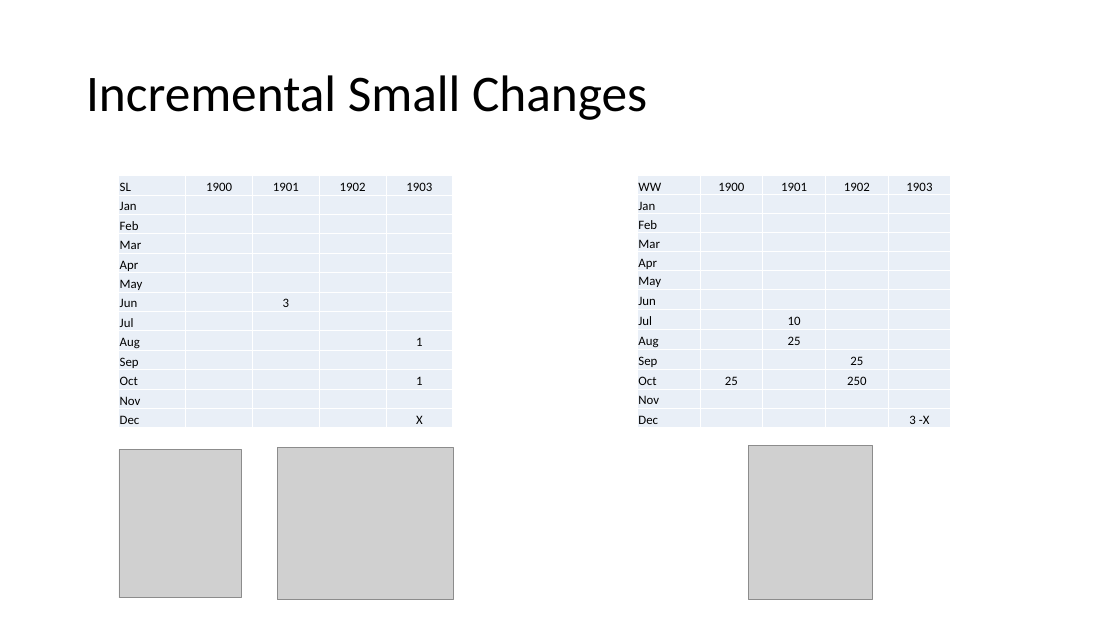
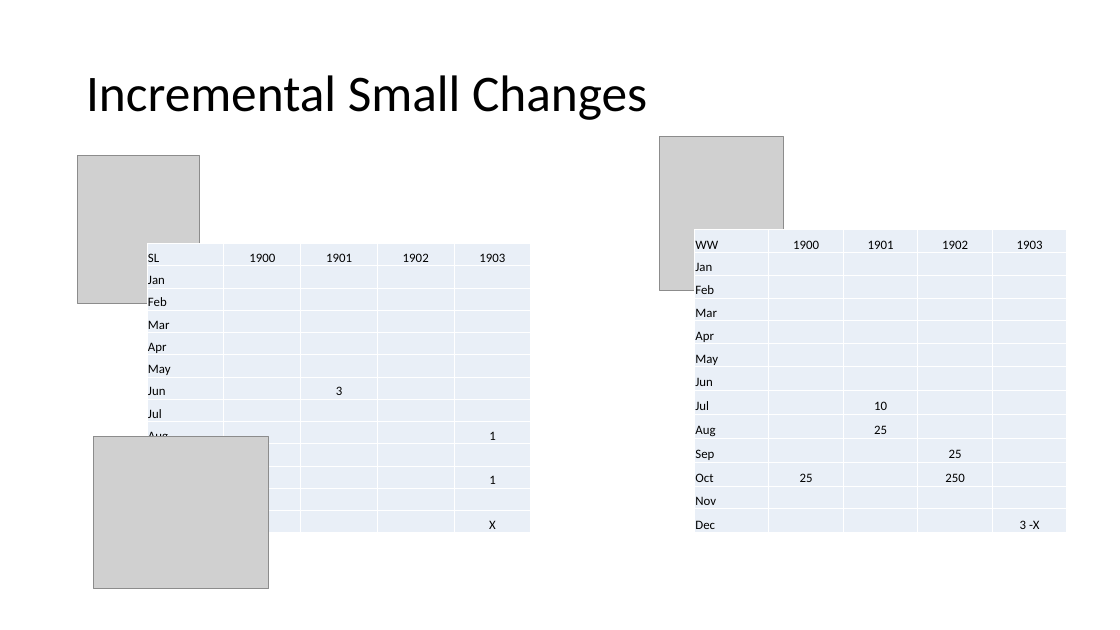
Before and after one commit to jamessdixon/REPL-Driven-Development, a slide deck: slide 9 of REPL-Driven-Development.pptx. Drawn at 1120x630 pixels with LibreOffice and Linux fonts; fonts in the diff are those of the drawing; grey boxes stand for pictures. Boxes give left, top, right and bottom in pixels: in the first picture for what was removed or moved away, otherwise in the second. Text is boxed around its words. In the diff, an @@ line names an element or a change of style, - is before the commit and + after.

```diff
--- a/REPL-Driven-Development.pptx
+++ b/REPL-Driven-Development.pptx
@@ picture: place and size @@
-picture at <box>749,445,873,600</box>
+picture at <box>660,136,784,291</box>
@@ picture: place and size @@
-picture at <box>119,450,241,597</box>
+picture at <box>77,155,199,303</box>
@@ table: place and size @@
-table at <box>638,176,953,429</box>
+table at <box>695,230,1069,534</box>
@@ table: place and size @@
-table at <box>119,176,455,429</box>
+table at <box>147,244,529,534</box>
@@ picture: place and size @@
-picture at <box>277,448,453,600</box>
+picture at <box>93,437,269,589</box>
```
Also in this commit, not shown: 8 other slides changed, 24 other files.
